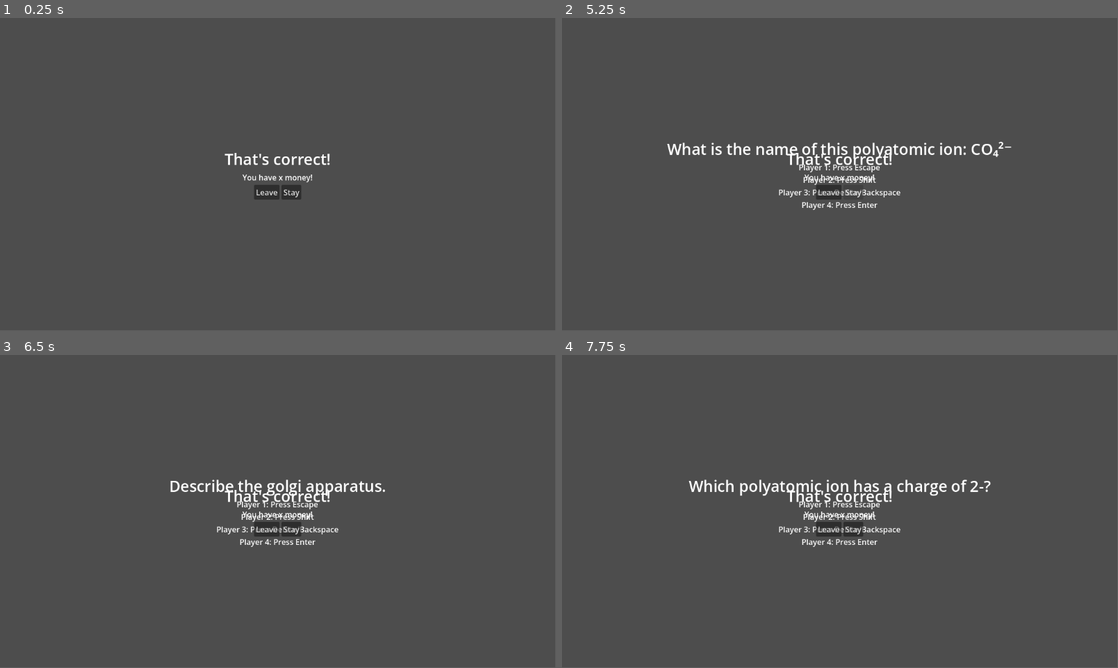
Above: before the commit, frames 1-4 (two rows, left to right).
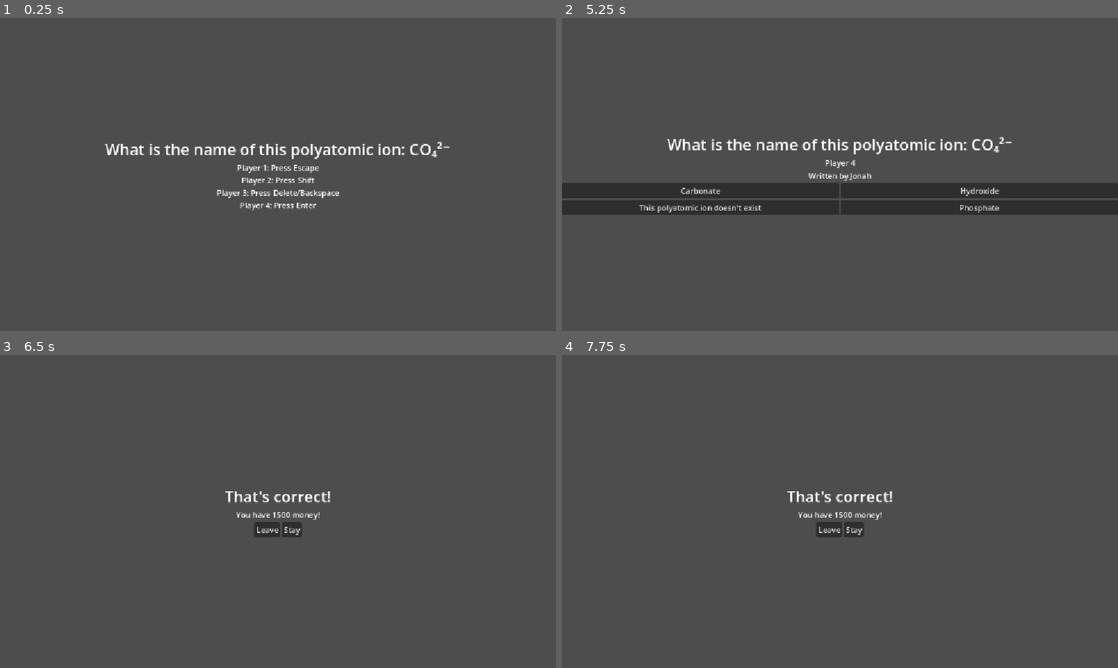
Above: after the commit, the same moments.

Repository: jonahmakowski/science-summative-game
Game: Godot game, scene res://Scenes/main.tscn
The game is run twice, just before and just after one commit, with the same random seed, the same clock (stepped at 60 frames per second) and the same inputs.
Inputs (mouse positions are in pixels of both pictures, inside the frame that each line leads up to):
- Up to frame 1 (0.25 s): no input
- Up to frame 2 (5.25 s): click (828, 193) at 0.5 s, where only the run before the commit has a clickable "Leave"; click (851, 193) at 1.25 s, where only the run before the commit has a clickable "Stay"; click (828, 193) at 2 s, where only the run before the commit has a clickable "Leave"; click (851, 193) at 2.75 s, where only the run before the commit has a clickable "Stay"; click (828, 193) at 3.5 s, where only the run before the commit has a clickable "Leave"; click (851, 193) at 4.25 s, where only the run before the commit has a clickable "Stay"; tap Enter (player_4_buzzer) at 5 s; hold Shift (player_2_buzzer) from 5.03 s (still down)
- Up to frame 3 (6.5 s): tap Backspace (player_3_buzzer) at 5.3 s; release Shift (player_2_buzzer) at 5.75 s; click (139, 542) at 5.75 s, where only the run after the commit has a clickable "This polyatomic ion doesn't e…"
- Up to frame 4 (7.75 s): tap Space at 6.5 s; tap Backspace (player_3_buzzer) at 6.6 s; tap Enter (player_4_buzzer) at 6.8, 7.25 s; hold Enter (player_4_buzzer) from 7.28 s (still down); tap Shift (player_2_buzzer) at 7.55 s
The window is 799x449 before the commit and 800x450 after it. Grey fills any space a smaller window leaves; there, only what the larger window draws over its background counts as a difference.

The runs differ from the first frame. In frame 1, 2.3% of the frame differs, in the area x 18-81%, y 39-62%; in frame 2, 11%, in the area x 0-100%, y 38-63%; in frame 3, 1.6%; in frame 4, 1.8%.

Commit message:
made basics work

Diff:
--- a/Scenes/main.gd
+++ b/Scenes/main.gd
@@ -7,7 +7,13 @@
 	CAN_LEAVE,
 	SCORE,
 }
+enum player_status {
+	PLAYING,
+	LEFT,
+	KICKED,
+}
 
+@export var option_scene: PackedScene
 @export_group("Buzzer", "buzzer")
 @export var buzzer: Control
 @export var buzzer_question: Label
@@ -26,33 +32,47 @@
 @export var canleave_money: Label
 @export var canleave_leave_button: Button
 @export var canleave_stay_button: Button
+@export_group("Score", "score")
+@export var score: Control
+@export var score_box: GridContainer
+@export var score_continue_button: Button
 
 var current_state = state.BUZZER:
 	set(val):
+		current_state = val
 		_update_state()
-var current_question: Question
 ## The current player number 1, 2, 3, 4
 var current_player := 0
 var money: Dictionary[int, int] = { 1: 0, 2: 0, 3: 0, 4: 0 }
-var running_players = [1, 2, 3, 4]
+var running_players: Dictionary[int, player_status] = { 1: player_status.PLAYING, 2: player_status.PLAYING, 3: player_status.PLAYING, 4: player_status.PLAYING }
+var current_money := 500
+
+@onready var current_question: Question = _get_new_question()
 
 
 func _ready() -> void:
+	_update_state()
+
 	kicked_leave_button.pressed.connect(_player_kicked_button_pressed)
+
+	canleave_leave_button.pressed.connect(_player_left)
+	canleave_stay_button.pressed.connect(func(): current_state = state.SCORE)
+
+	score_continue_button.pressed.connect(func(): current_state = state.BUZZER)
 
 
 func _input(event: InputEvent) -> void:
 	if current_state == state.BUZZER:
-		if event.is_action_pressed("player_1_buzzer") and 1 in running_players:
+		if event.is_action_pressed("player_1_buzzer") and running_players[1] == player_status.PLAYING:
 			current_player = 1
 			current_state = state.QUESTION
-		elif event.is_action_pressed("player_2_buzzer") and 2 in running_players:
+		elif event.is_action_pressed("player_2_buzzer") and running_players[2] == player_status.PLAYING:
 			current_player = 2
 			current_state = state.QUESTION
-		elif event.is_action_pressed("player_3_buzzer") and 3 in running_players:
+		elif event.is_action_pressed("player_3_buzzer") and running_players[3] == player_status.PLAYING:
 			current_player = 3
 			current_state = state.QUESTION
-		elif event.is_action_pressed("player_4_buzzer") and 4 in running_players:
+		elif event.is_action_pressed("player_4_buzzer") and running_players[4] == player_status.PLAYING:
 			current_player = 4
 			current_state = state.QUESTION
 
@@ -61,6 +81,8 @@
 	buzzer.hide()
 	question.hide()
 	kicked.hide()
+	canleave.hide()
+	score.hide()
 
 	match current_state:
 		state.BUZZER:
@@ -72,14 +94,23 @@
 		state.KICKED:
 			kicked.show()
 			kicked_player.text = "Player %d. You had %d money! Now you've lost it all." % [current_player, money[current_player]]
-			running_players.erase(current_player)
+			running_players[current_player] = player_status.KICKED
+		state.CAN_LEAVE:
+			canleave.show()
+			canleave_money.text = "You have %d money!" % money[current_player]
+		state.SCORE:
+			score.show()
+			_do_score()
 
 
 func _get_new_question():
 	current_question = Globals.questions.pick_random()
 	buzzer_question.text = current_question.question
 	question_question.text = current_question.question
-	question_writer.text = current_question.writer
+	question_writer.text = "Written by %s" % current_question.writer
+
+	current_money += 500
+
 	_load_options()
 
 
@@ -89,12 +120,13 @@
 
 	var disposable_options := current_question.options.duplicate()
 
-	for i in range(len(current_question.options) - 1):
+	for i in range(len(current_question.options)):
 		var current_option = disposable_options.pick_random()
 		disposable_options.erase(current_option)
 
-		var button := Button.new()
+		var button: Button = option_scene.instantiate()
 		button.text = current_option
+
 		question_option_container.add_child(button)
 
 		if current_option == current_question.options[0]:
@@ -103,7 +135,33 @@
 			button.pressed.connect(_handle_incorrect)
 
 
+func _do_score():
+	for child in score_box.get_children():
+		child.queue_free()
+
+	for i in range(1, 5):
+		var player_label := Label.new()
+		var money_label := Label.new()
+		var status_label := Label.new()
+
+		player_label.text = "Player %d" % i
+		money_label.text = "Money: %d" % money[i]
+
+		match running_players[i]:
+			player_status.PLAYING:
+				status_label.text = "Playing"
+			player_status.LEFT:
+				status_label.text = "Left (Money counts!)"
+			player_status.KICKED:
+				status_label.text = "Kicked (Money doesn't count!)"
+
+		score_box.add_child(player_label)
+		score_box.add_child(money_label)
+		score_box.add_child(status_label)
+
+
 func _handle_correct():
+	money[current_player] += current_money
 	current_state = state.CAN_LEAVE
 
 
@@ -113,3 +171,8 @@
 
 func _player_kicked_button_pressed():
 	current_state = state.SCORE
+
+
+func _player_left():
+	running_players[current_player] = player_status.LEFT
+	current_state = state.SCORE
--- a/Scenes/main.tscn
+++ b/Scenes/main.tscn
@@ -1,8 +1,9 @@
 [gd_scene format=3 uid="uid://dqpneav81f0nm"]
 
 [ext_resource type="Script" uid="uid://cskr2fj78fnb1" path="res://Scenes/main.gd" id="1_jjgbg"]
-
-[node name="Main" type="Control" unique_id=1974071415 node_paths=PackedStringArray("buzzer", "buzzer_question", "question", "question_question", "question_player", "question_writer", "question_option_container", "kicked", "kicked_player", "kicked_leave_button", "canleave", "canleave_money", "canleave_leave_button", "canleave_stay_button")]
+[ext_resource type="PackedScene" uid="uid://cigsf2qfyr2pc" path="res://Scenes/option.tscn" id="2_bo1nx"]
+
+[node name="Main" type="Control" unique_id=1974071415 node_paths=PackedStringArray("buzzer", "buzzer_question", "question", "question_question", "question_player", "question_writer", "question_option_container", "kicked", "kicked_player", "kicked_leave_button", "canleave", "canleave_money", "canleave_leave_button", "canleave_stay_button", "score", "score_box", "score_continue_button")]
 layout_mode = 3
 anchors_preset = 15
 anchor_right = 1.0
@@ -10,6 +11,7 @@
 grow_horizontal = 2
 grow_vertical = 2
 script = ExtResource("1_jjgbg")
+option_scene = ExtResource("2_bo1nx")
 buzzer = NodePath("Buzzer")
 buzzer_question = NodePath("Buzzer/VBoxContainer/Question")
 question = NodePath("Question")
@@ -24,6 +26,9 @@
 canleave_money = NodePath("CanLeave/VBoxContainer2/Money")
 canleave_leave_button = NodePath("CanLeave/VBoxContainer2/HBoxContainer/LeaveButton")
 canleave_stay_button = NodePath("CanLeave/VBoxContainer2/HBoxContainer/StayButton")
+score = NodePath("Score")
+score_box = NodePath("Score/VBoxContainer/GridContainer")
+score_continue_button = NodePath("Score/VBoxContainer/ContinueButton")
 
 [node name="Buzzer" type="Control" parent="." unique_id=587799907]
 visible = false
@@ -133,6 +138,7 @@
 text = "Leave"
 
 [node name="CanLeave" type="Control" parent="." unique_id=1759152656]
+visible = false
 layout_mode = 1
 anchors_preset = 15
 anchor_right = 1.0
@@ -174,3 +180,35 @@
 layout_mode = 2
 size_flags_horizontal = 4
 text = "Stay"
+
+[node name="Score" type="Control" parent="." unique_id=992171548]
+layout_mode = 1
+anchors_preset = 15
+anchor_right = 1.0
+anchor_bottom = 1.0
+grow_horizontal = 2
+grow_vertical = 2
+
+[node name="VBoxContainer" type="VBoxContainer" parent="Score" unique_id=195930845]
+layout_mode = 1
+anchors_preset = 15
+anchor_right = 1.0
+anchor_bottom = 1.0
+grow_horizontal = 2
+grow_vertical = 2
+
+[node name="Label" type="Label" parent="Score/VBoxContainer" unique_id=2007894163]
+layout_mode = 2
+theme_override_font_sizes/font_size = 32
+text = "Scores"
+horizontal_alignment = 1
+vertical_alignment = 1
+
+[node name="GridContainer" type="GridContainer" parent="Score/VBoxContainer" unique_id=1417087035]
+layout_mode = 2
+size_flags_vertical = 3
+columns = 3
+
+[node name="ContinueButton" type="Button" parent="Score/VBoxContainer" unique_id=238126669]
+layout_mode = 2
+text = "Continue"
--- /dev/null
+++ b/Scenes/option.tscn
@@ -0,0 +1,10 @@
+[gd_scene format=3 uid="uid://cigsf2qfyr2pc"]
+
+[node name="Option" type="Button" unique_id=1800069802]
+anchors_preset = 15
+anchor_right = 1.0
+anchor_bottom = 1.0
+grow_horizontal = 2
+grow_vertical = 2
+size_flags_horizontal = 3
+size_flags_vertical = 3
--- a/project.godot
+++ b/project.godot
@@ -18,6 +18,11 @@
 [autoload]
 
 Globals="*uid://dkj4ea5jboiv2"
+
+[display]
+
+window/stretch/mode="canvas_items"
+window/stretch/aspect="expand"
 
 [editor_plugins]
 
